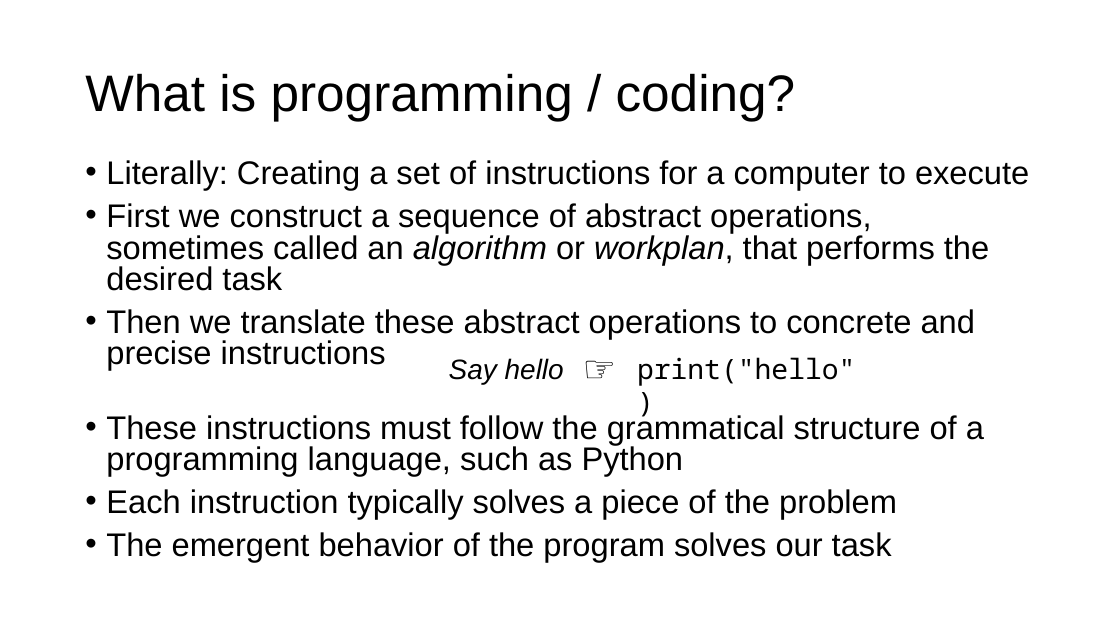
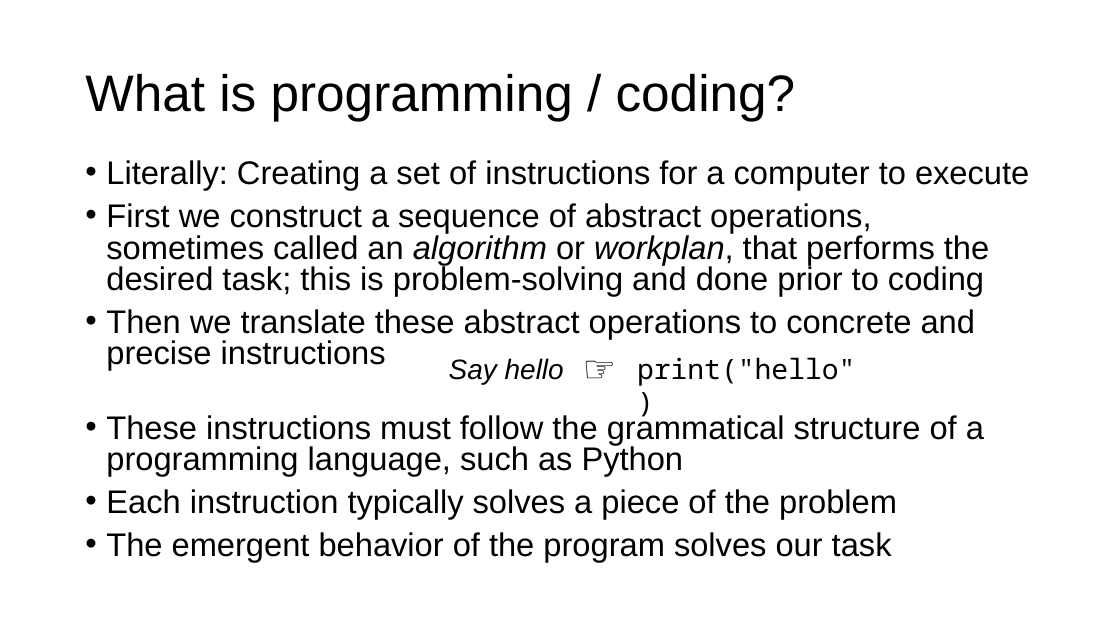
Before and after one commit to parrt/msds501, a slide deck: slide 2 of slides/intro-programming.pptx. Drawn at 1120x630 pixels with LibreOffice and Linux fonts; fonts in the diff are those of the drawing; background and template pictures are left out. Boxes give left, top, right and bottom in pixels: in the first picture for what was removed or moved away, otherwise in the second. Text is boxed around its words. In the diff, an @@ line names an element or a change of style, - is before the commit and + after.

```diff
--- a/slides/intro-programming.pptx
+++ b/slides/intro-programming.pptx
@@ text at [106, 203, 989, 296]: text changed @@
-• First we construct a sequence of abstract operations, sometimes called an algorithm or workplan, that performs the desired task
+• First we construct a sequence of abstract operations, sometimes called an algorithm or workplan, that performs the desired task; this is problem-solving and done prior to coding
```
Also in this commit, not shown: 9 other slides changed, 1 other file.
